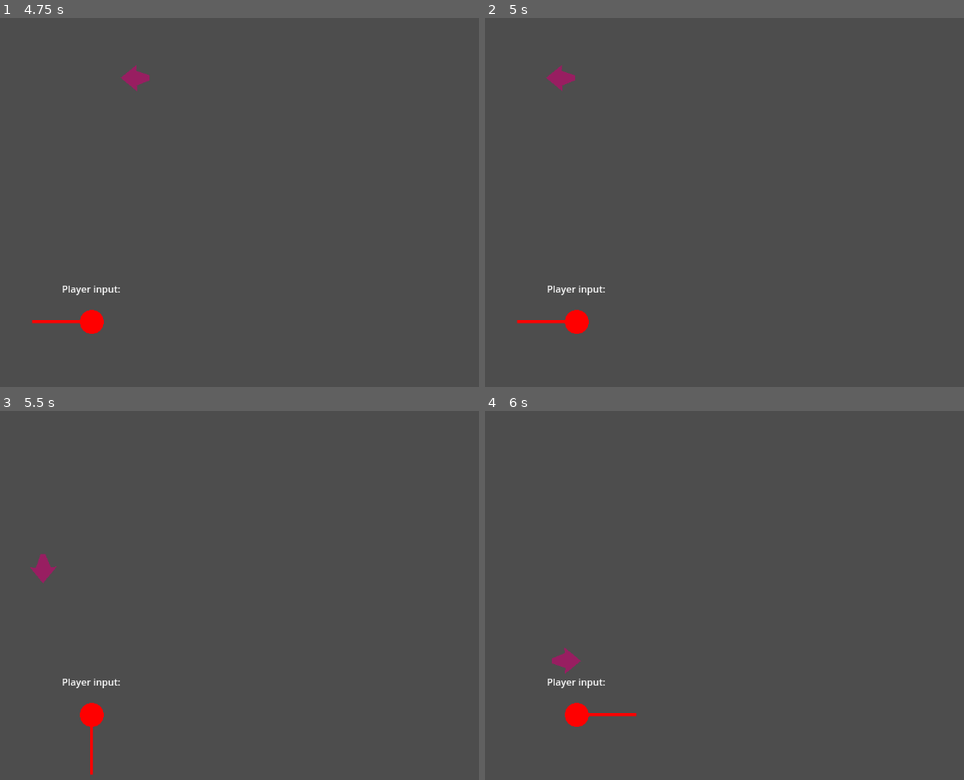
Above: before the commit, frames 1-4 (two rows, left to right).
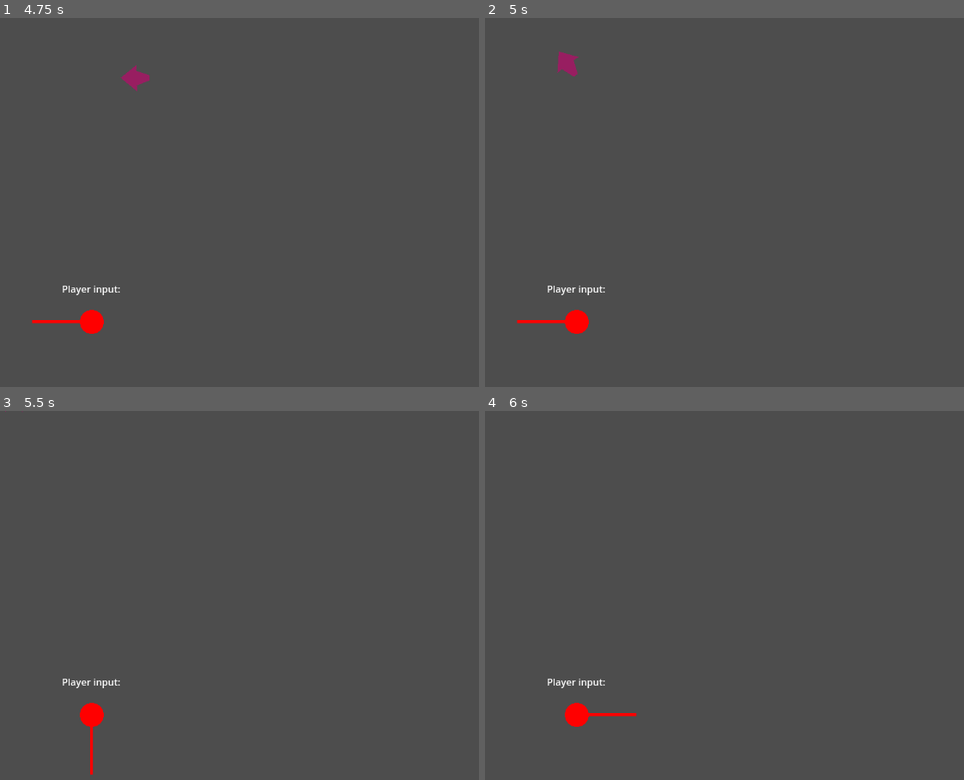
Above: after the commit, the same moments.

Repository: IwailerI/micro-jam-colors
Game: Godot game, scene res://scenes/level/level.tscn
The game is run twice, just before and just after one commit, with the same random seed, the same clock (stepped at 60 frames per second) and the same inputs.
Inputs:
- Up to frame 1 (4.75 s): hold D (movement_right) 0.53-1.28 s; hold S (movement_down) 1.28-2.03 s; hold D (movement_right) 2.03-2.78 s; hold W (movement_up) 2.78-3.53 s; hold A (movement_left) from 3.53 s (still down)
- Up to frame 2 (5 s): keep holding A (movement_left)
- Up to frame 3 (5.5 s): release A (movement_left) at 5.03 s; hold S (movement_down) from 5.03 s (still down)
- Up to frame 4 (6 s): release S (movement_down) at 5.78 s; hold D (movement_right) from 5.78 s (still down)

Frame 1 is identical in both runs. In frame 2, 0.4% of the frame differs, in the area x 12-20%, y 9-20%; in frame 3, 0.2%; in frame 4, 0.2%.

Commit message:
added death

Diff:
--- a/objects/player/player.gd
+++ b/objects/player/player.gd
@@ -1,20 +1,29 @@
+class_name Player
 extends CharacterBody2D
 
-enum CollisionAlgo {
-	BOUNCE,
-	SLIDE,
-}
 
-@export var collision_algo := CollisionAlgo.BOUNCE
+signal died()
+
 @export var rotation_speed := PI
 @export var ground_speed := 200.0
+@export var death_accel := 300.0
 
 @onready var radius := ($CollisionShape2D.shape as CircleShape2D).radius
+@onready var sprite: Node2D = $Polygon2D
 
 var direction: float = -PI * 0.5
+var alive := true
+var death_time := 0 # Millisecond ticks
 
 
 func _physics_process(delta: float) -> void:
+	if alive:
+		_alive_movement(delta)
+	else:
+		_dead_movement(delta)
+
+
+func _alive_movement(delta: float) -> void:
 	var inp := Input.get_vector("movement_left", "movement_right", "movement_up", "movement_down")
 	var wanted_angle := 0.0
 	if inp.is_zero_approx():
@@ -27,7 +36,7 @@
 
 	direction = rotate_toward(direction, wanted_angle, rotation_speed * delta)
 
-	$Polygon2D.rotation = direction + PI * 0.5
+	sprite.rotation = direction + PI * 0.5
 
 	var left := ground_speed * delta
 
@@ -36,22 +45,32 @@
 		if col == null:
 			break
 
+		if (col.get_collider() as Node).is_in_group(&"Hazard"):
+			alive = false
+
 		var normal := col.get_normal()
 		global_position = col.get_position() + radius * normal
 
-		match collision_algo:
-			CollisionAlgo.BOUNCE:
-				direction = col.get_remainder().bounce(normal).angle()
-			CollisionAlgo.SLIDE:
-				var wall_angle := normal.angle() + PI * 0.5
-				var deflect := randf_range(0, PI * 0.2)
 
-				if absf(angle_difference(wall_angle, direction)) < absf(angle_difference(-wall_angle, direction)):
-					direction = wall_angle + deflect
-				elif absf(angle_difference(wall_angle, direction)) > absf(angle_difference(-wall_angle, direction)):
-					direction = -wall_angle - deflect
-				else:
-					direction = wall_angle + deflect if randi() % 2 == 0 else -wall_angle - deflect
+		direction = col.get_remainder().bounce(normal).angle()
+		left = col.get_remainder().length()
 
 
-		left = col.get_remainder().length()
+	if not alive:
+		velocity = Vector2.from_angle(direction) * ground_speed
+		death_time = Time.get_ticks_msec()
+		died.emit()
+
+
+func _dead_movement(delta: float) -> void:
+	velocity = velocity.move_toward(Vector2.ZERO, death_accel * delta)
+	for i: int in 32:
+		var col := move_and_collide(velocity * delta)
+		if col == null:
+			break
+
+		var normal := col.get_normal()
+		global_position = col.get_position() + radius * normal
+		velocity = col.get_remainder().bounce(normal)
+
+	sprite.rotation = velocity.angle() + PI * 0.5 + float(Time.get_ticks_msec() - death_time) * 0.001 * PI
--- a/objects/player/player.tscn
+++ b/objects/player/player.tscn
@@ -5,7 +5,8 @@
 [sub_resource type="CircleShape2D" id="CircleShape2D_jww0w"]
 radius = 12.6632
 
-[node name="Player" type="CharacterBody2D"]
+[node name="Player" type="CharacterBody2D" groups=["Hazard"]]
+collision_mask = 6
 script = ExtResource("1_cqmt1")
 rotation_speed = 10.13
 ground_speed = 400.0
--- a/project.godot
+++ b/project.godot
@@ -30,6 +30,10 @@
 "res://sounds/": "green"
 }
 
+[global_group]
+
+Hazard=""
+
 [input]
 
 movement_left={
@@ -60,3 +64,9 @@
 , Object(InputEventJoypadMotion,"resource_local_to_scene":false,"resource_name":"","device":-1,"axis":1,"axis_value":1.0,"script":null)
 ]
 }
+
+[layer_names]
+
+2d_physics/layer_1="Player"
+2d_physics/layer_2="Environment"
+2d_physics/layer_3="Hazard"
--- a/scenes/level/level.tscn
+++ b/scenes/level/level.tscn
@@ -7,6 +7,9 @@
 
 [sub_resource type="RectangleShape2D" id="RectangleShape2D_jww0w"]
 size = Vector2(85, 496)
+
+[sub_resource type="CircleShape2D" id="CircleShape2D_nbgty"]
+radius = 6.26984
 
 [node name="Node2D" type="Node2D"]
 
@@ -37,7 +40,18 @@
 shape = SubResource("WorldBoundaryShape2D_jww0w")
 
 [node name="StaticBody2D2" type="StaticBody2D" parent="."]
+collision_layer = 2
+collision_mask = 0
 
 [node name="CollisionShape2D" type="CollisionShape2D" parent="StaticBody2D2"]
 position = Vector2(869.5, 309)
 shape = SubResource("RectangleShape2D_jww0w")
+
+[node name="StaticBody2D" type="StaticBody2D" parent="." groups=["Hazard"]]
+position = Vector2(182.762, 118.371)
+collision_layer = 4
+collision_mask = 0
+
+[node name="CollisionShape2D" type="CollisionShape2D" parent="StaticBody2D"]
+shape = SubResource("CircleShape2D_nbgty")
+debug_color = Color(0.944911, 0.0655937, 0.561244, 0.42)
Not shown: 1 places in scenes/level/level.tscn that only renumber resources
